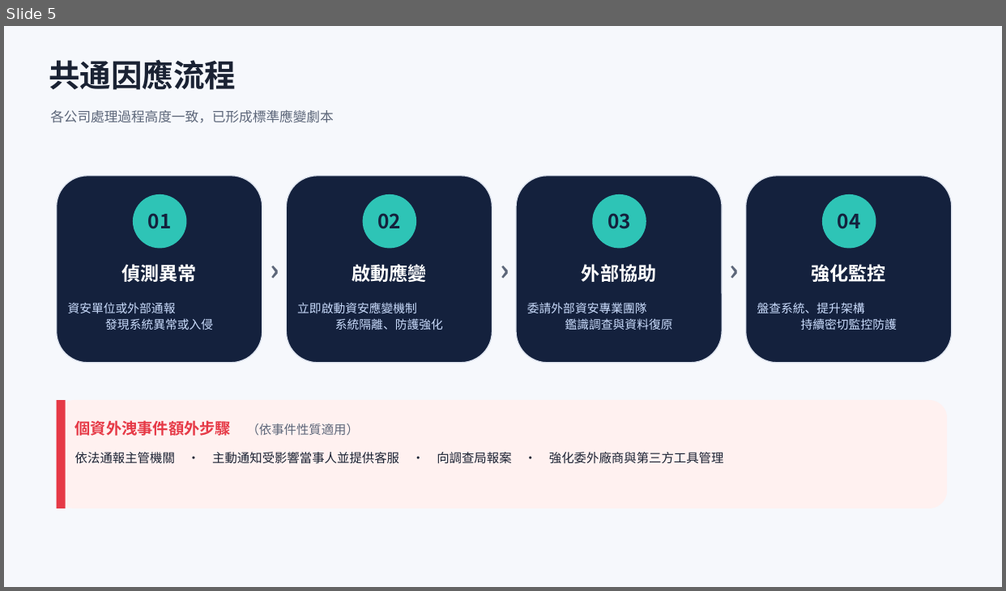
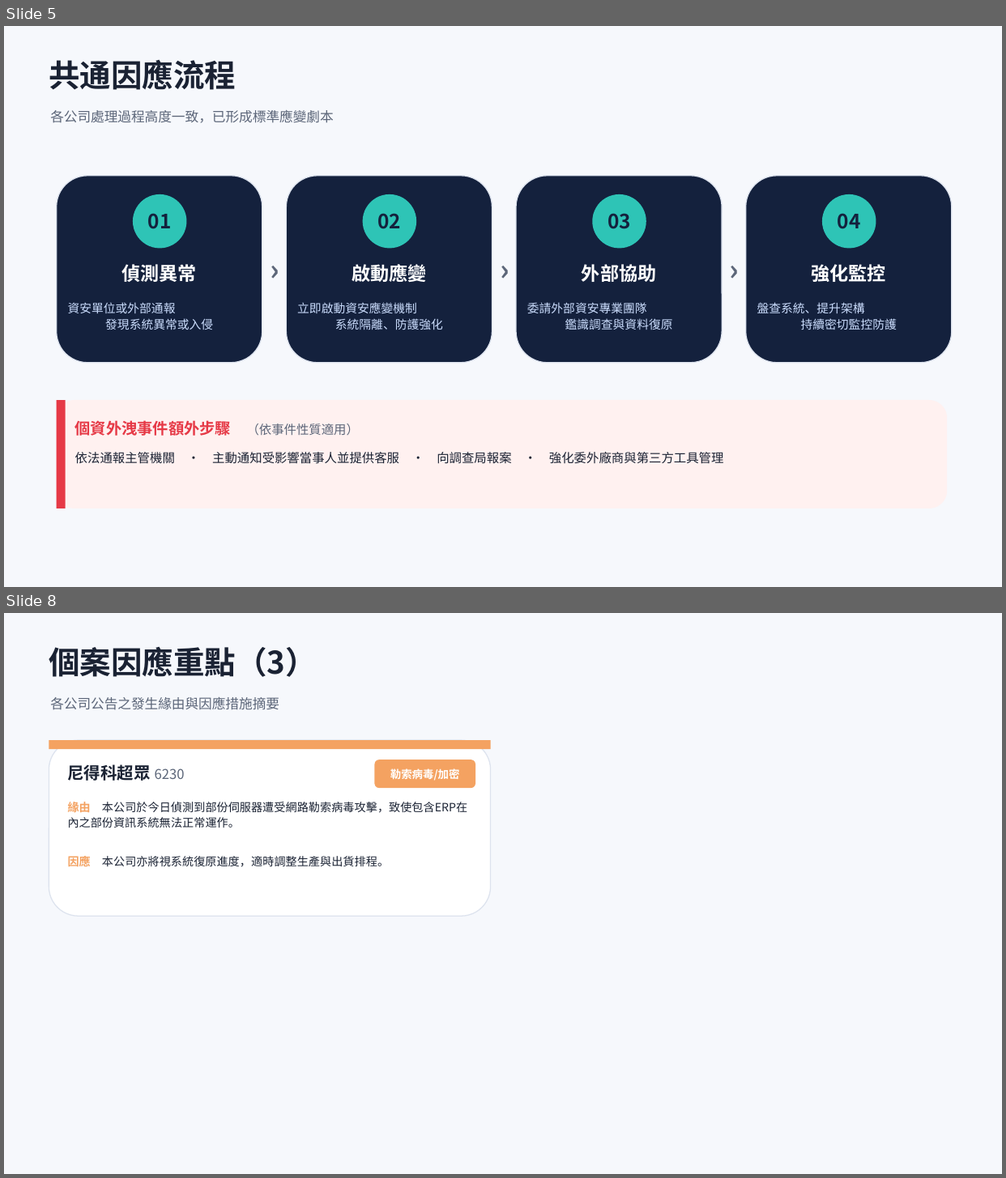
Before and after one commit to Johnnylin77/mops-isec-monitor, a slide deck: 資安事件因應分析.pptx. Shown one above the other, each under a label of ours: slide 5 before the commit, slides 5 and 8 after it; the slides between them are not shown. The pictures are 1006x591 and 1006x1178 pixels, drawn with LibreOffice and Linux fonts; fonts in the diff are those of the drawing. Boxes give left, top, right and bottom in pixels: in the first picture for what was removed or moved away, otherwise in the second. Text is boxed around its words. In the diff, an @@ line names an element or a change of style, - is before the commit and + after.

```diff
--- a/資安事件因應分析.pptx
+++ b/資安事件因應分析.pptx
@@ slide 8 added at [4, 613, 1002, 1174], background #FFFFFF @@
@@ rectangle added at [4, 613, 1002, 1174], fill #F6F8FC @@
@@ text added at [49, 647, 317, 677], 30 pt, text #1A2233, bold @@
+個案因應重點（3）
@@ text added at [50, 697, 279, 710], 13 pt, text #5C6679 @@
+各公司公告之發生緣由與因應措施摘要
@@ rounded rectangle added at [49, 740, 491, 916], fill #FFFFFF, outline #DDE3EE 1 pt @@
@@ rectangle added at [49, 740, 491, 749], fill #F4A261 @@
@@ text added at [68, 764, 185, 781], 16 pt, text #1A2233, bold @@
+尼得科超眾 6230
@@ rounded rectangle added at [374, 760, 475, 788], fill #F4A261 @@
@@ text added at [390, 769, 460, 781], 10.5 pt, text #FFFFFF, bold @@
+勒索病毒/加密
@@ text added at [68, 802, 467, 828], 11 pt, text #1A2233 @@
+緣由 本公司於今日偵測到部份伺服器遭受網路勒索病毒攻擊，致使包含ERP在內之部份資訊系統無法正常運作。
@@ text added at [68, 854, 389, 869], 11 pt, text #1A2233 @@
+因應 本公司亦將視系統復原進度，適時調整生產與出貨排程。
```
Also in this commit, not shown: 6 slides changed, 2 other files.
